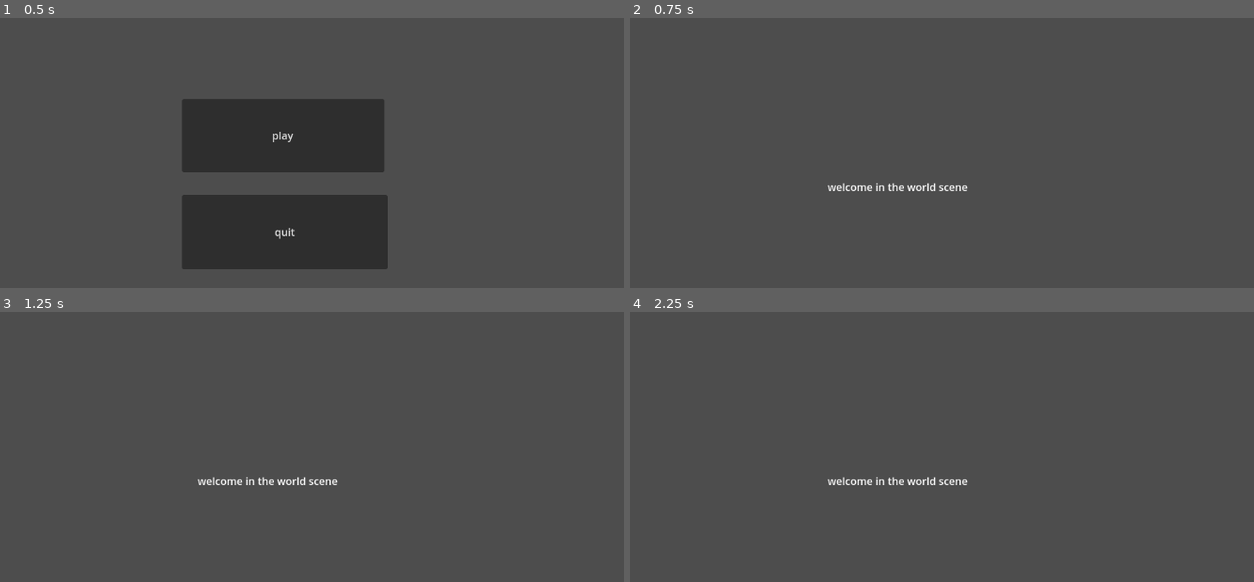
Above: before the commit, frames 1-4 (two rows, left to right).
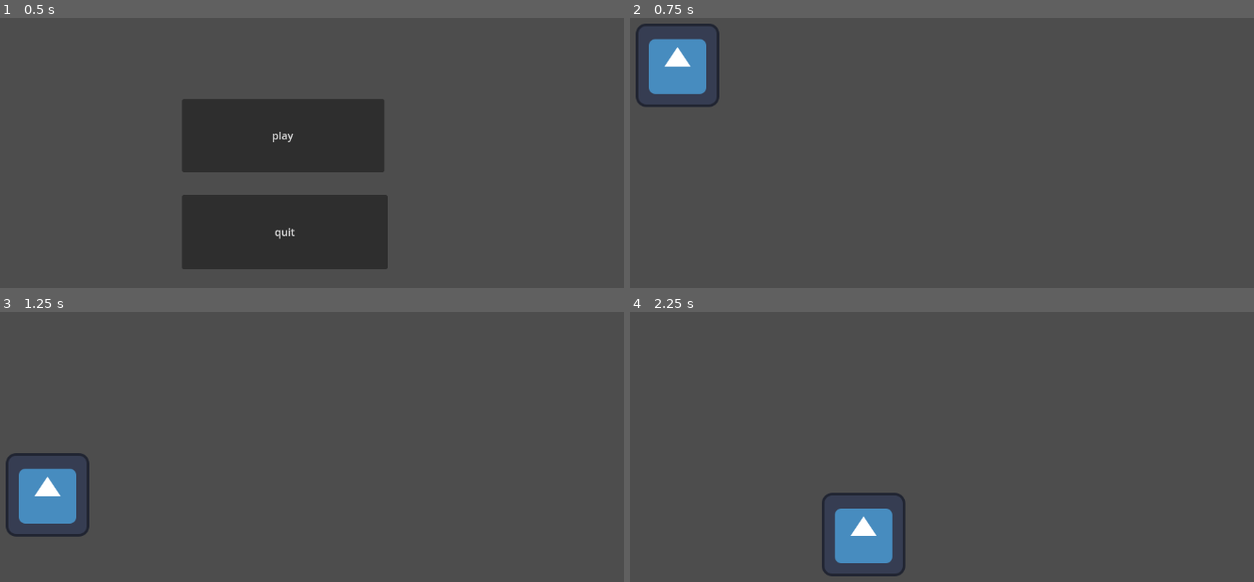
Above: after the commit, the same moments.

Repository: alandarryl/godot-freecodecamp-tuto
Game: Godot game, scene res://scenes/menu.tscn
Same seed, same stepped clock (60 frames per second), same inputs: the game is played once before the commit and once after it. The engine's default icon, where the game draws it, is replaced by a stand-in: a white triangle on a blue panel in a dark square.
Inputs:
- Up to frame 1 (0.5 s): no input
- Up to frame 2 (0.75 s): click "play" at 0.5 s
- Up to frame 3 (1.25 s): no input
- Up to frame 4 (2.25 s): tap Enter (ui_accept) at 1.25, 1.35, 1.52, 1.82, 2.1 s; hold Right (ui_right) from 1.28 s (still down)

Frame 1 is identical in both runs. In frame 2, 2.8% of the frame differs, in the area x 0-55%, y 2-65%; in frame 3, 2.7%; in frame 4, 2.8%.

Commit message:
test a character body in a scene

Diff:
--- /dev/null
+++ b/scenes/player.gd
@@ -0,0 +1,28 @@
+extends CharacterBody2D
+
+
+const SPEED = 300.0
+const JUMP_VELOCITY = -400.0
+
+# Get the gravity from the project settings to be synced with RigidBody nodes.
+var gravity = ProjectSettings.get_setting("physics/2d/default_gravity")
+
+
+func _physics_process(delta):
+	# Add the gravity.
+	if not is_on_floor():
+		velocity.y += gravity * delta
+
+	# Handle jump.
+	if Input.is_action_just_pressed("ui_accept") and is_on_floor():
+		velocity.y = JUMP_VELOCITY
+
+	# Get the input direction and handle the movement/deceleration.
+	# As good practice, you should replace UI actions with custom gameplay actions.
+	var direction = Input.get_axis("ui_left", "ui_right")
+	if direction:
+		velocity.x = direction * SPEED
+	else:
+		velocity.x = move_toward(velocity.x, 0, SPEED)
+
+	move_and_slide()
--- /dev/null
+++ b/scenes/player.tscn
@@ -0,0 +1,18 @@
+[gd_scene load_steps=4 format=3 uid="uid://716f7a17ej1p"]
+
+[ext_resource type="Script" path="res://scenes/player.gd" id="1_kfawj"]
+[ext_resource type="Texture2D" uid="uid://b4qjfpyw1o00b" path="res://icon.svg" id="1_tq62h"]
+
+[sub_resource type="CircleShape2D" id="CircleShape2D_p0iw5"]
+radius = 68.1175
+
+[node name="player" type="CharacterBody2D"]
+script = ExtResource("1_kfawj")
+
+[node name="Sprite2D" type="Sprite2D" parent="."]
+position = Vector2(217, 121)
+texture = ExtResource("1_tq62h")
+
+[node name="CollisionShape2D" type="CollisionShape2D" parent="."]
+position = Vector2(211, 118)
+shape = SubResource("CircleShape2D_p0iw5")
--- a/scenes/world.tscn
+++ b/scenes/world.tscn
@@ -1,12 +1,15 @@
-[gd_scene format=3 uid="uid://cljx8aekhl2un"]
+[gd_scene load_steps=3 format=3 uid="uid://cljx8aekhl2un"]
+
+[ext_resource type="PackedScene" uid="uid://716f7a17ej1p" path="res://scenes/player.tscn" id="1_wsmim"]
+
+[sub_resource type="WorldBoundaryShape2D" id="WorldBoundaryShape2D_mb4ou"]
 
 [node name="world" type="Node2D"]
 
-[node name="Label" type="Label" parent="."]
-offset_left = 404.0
-offset_top = 261.0
-offset_right = 706.0
-offset_bottom = 384.0
-text = "welcome in the world scene"
-horizontal_alignment = 1
-vertical_alignment = 1
+[node name="StaticBody2D" type="StaticBody2D" parent="."]
+
+[node name="CollisionShape2D" type="CollisionShape2D" parent="StaticBody2D"]
+position = Vector2(526, 470)
+shape = SubResource("WorldBoundaryShape2D_mb4ou")
+
+[node name="player" parent="." instance=ExtResource("1_wsmim")]
